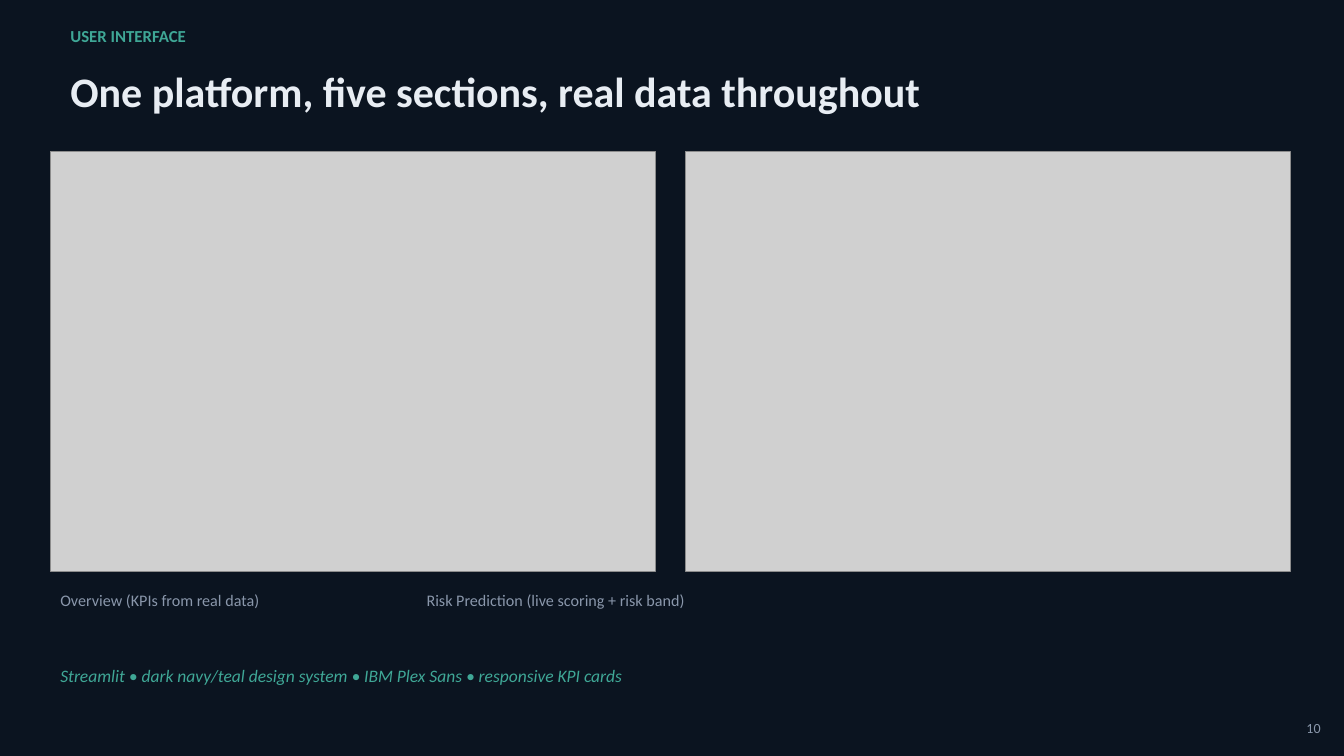
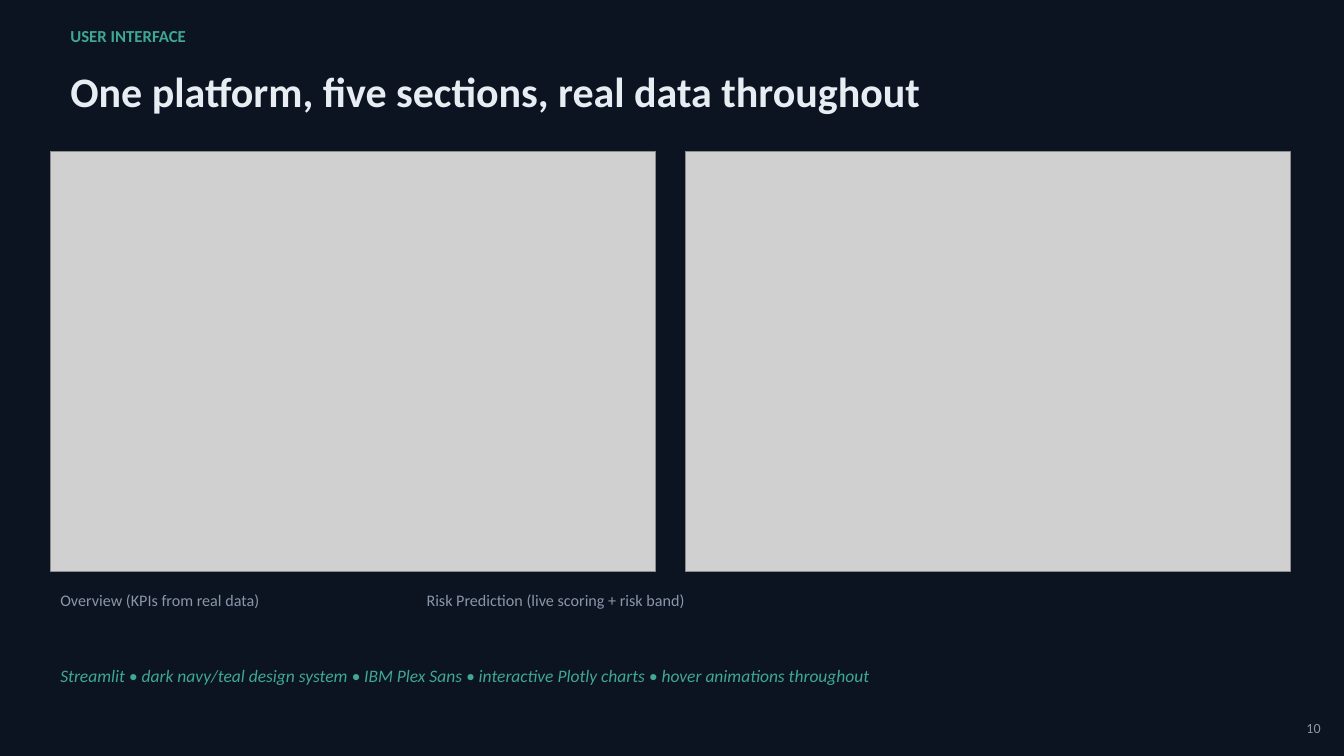
Before and after one commit to malavika-krishna24/credit-risk-platform, a slide deck: slide 10 of documents/Credit_Risk_Platform_Presentation.pptx. Drawn at 1344x756 pixels with LibreOffice and Linux fonts; fonts in the diff are those of the drawing; grey boxes stand for pictures. Boxes give left, top, right and bottom in pixels: in the first picture for what was removed or moved away, otherwise in the second. Text is boxed around its words. In the diff, an @@ line names an element or a change of style, - is before the commit and + after.

```diff
--- a/documents/Credit_Risk_Platform_Presentation.pptx
+++ b/documents/Credit_Risk_Platform_Presentation.pptx
@@ text at (60, 670, 870, 685): text changed @@
-Streamlit • dark navy/teal design system • IBM Plex Sans • responsive KPI cards
+Streamlit • dark navy/teal design system • IBM Plex Sans • interactive Plotly charts • hover animations throughout
```
Also in this commit, not shown: 2 other slides changed, 9 other files.
